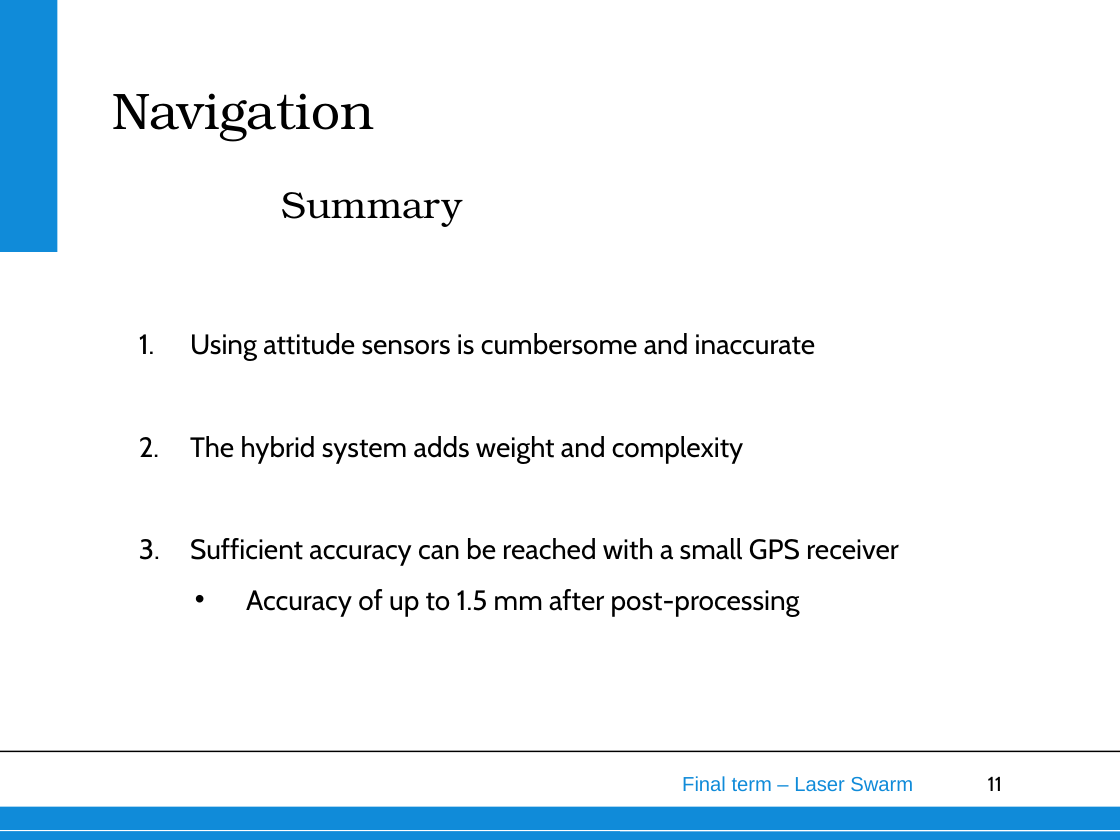
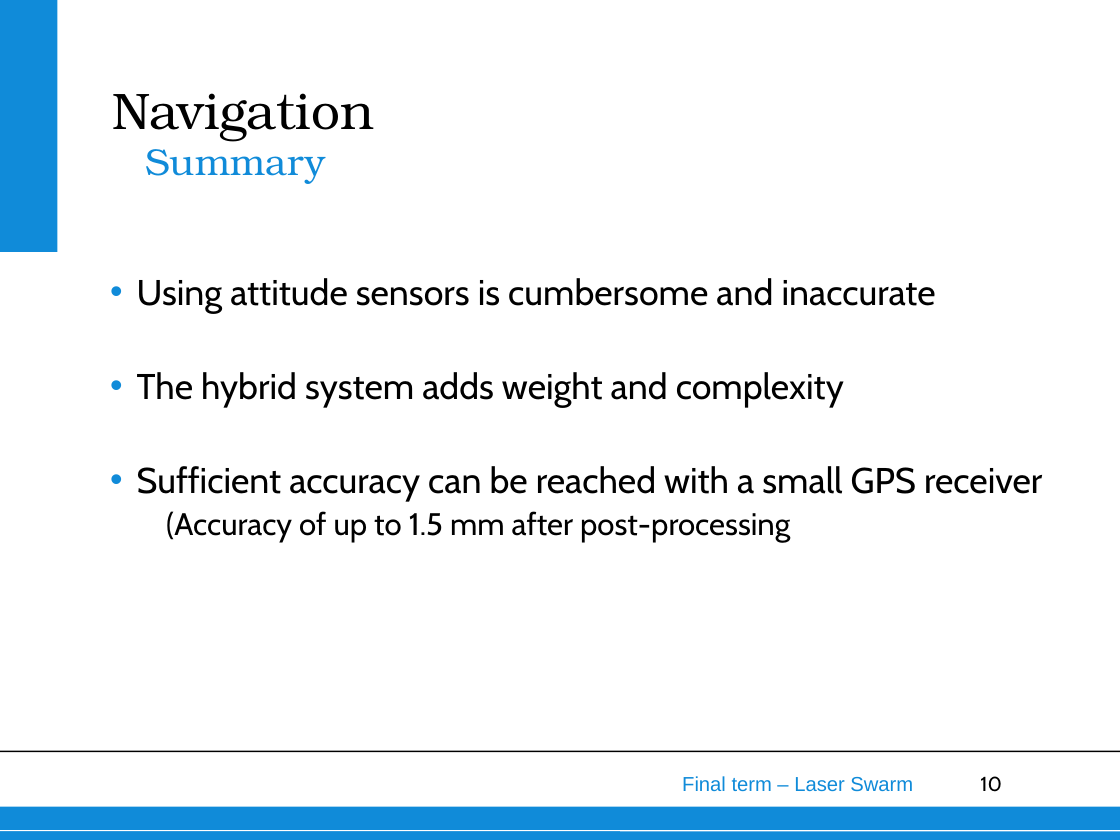
Before and after one commit to thewisenerd/laser-swarm, a slide deck: slide 10 of finalPresentation/subsections/Navigation.ppt (slide 11 before the commit). Drawn at 1120x840 pixels with LibreOffice and Linux fonts; fonts in the diff are those of the drawing; background and template pictures are left out. Boxes give left, top, right and bottom in pixels: in the first picture for what was removed or moved away, otherwise in the second. Text is boxed around its words. In the diff, an @@ line names an element or a change of style, - is before the commit and + after.

```diff
--- a/finalPresentation/subsections/Navigation.ppt
+++ b/finalPresentation/subsections/Navigation.ppt
@@ text "Summary": place and size @@
-text "Summary" at bbox=[282, 192, 462, 227]
+text "Summary" at bbox=[145, 140, 325, 184]
@@ text "Summary" at bbox=[145, 140, 325, 184]: text colour #000000 to #108BD9; indent changed; more space between paragraphs; vertical alignment bottom to top @@
@@ text "Using attitude sensors is cumbersome ...": place and size @@
-text "Using attitude sensors is cumbersome ..." at bbox=[190, 333, 899, 616]
+text "Using attitude sensors is cumbersome ..." at bbox=[137, 278, 1042, 543]
@@ text at bbox=[137, 278, 1042, 501]: size 18 to 23 pt in "Using attitude sensors is cumbersome and inaccurate", "The hybrid system adds weight and complexity", "Sufficient accuracy can be reached with a ..."; bullet 1. to •; line spacing 1 to 1.1; less space between paragraphs; bullet colour #000000 to #108BD9 @@
@@ text at bbox=[166, 511, 790, 543]: text changed; size 18 to 20 pt @@
-  • Accuracy of up to 1.5 mm after post-processing
+  (Accuracy of up to 1.5 mm after post-processing
@@ page number at bbox=[980, 776, 1002, 792]: text changed @@
-11
+10
```
Also in this commit, not shown: 9 other slides changed, 1 slide removed.
